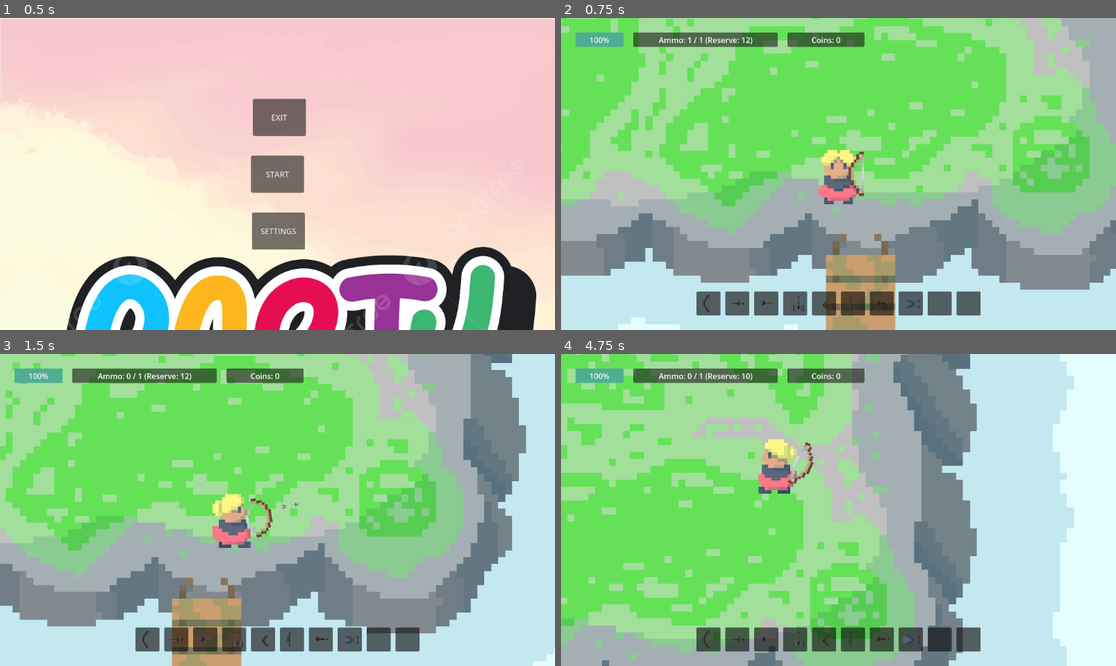
Above: before the commit, frames 1-4 (two rows, left to right).
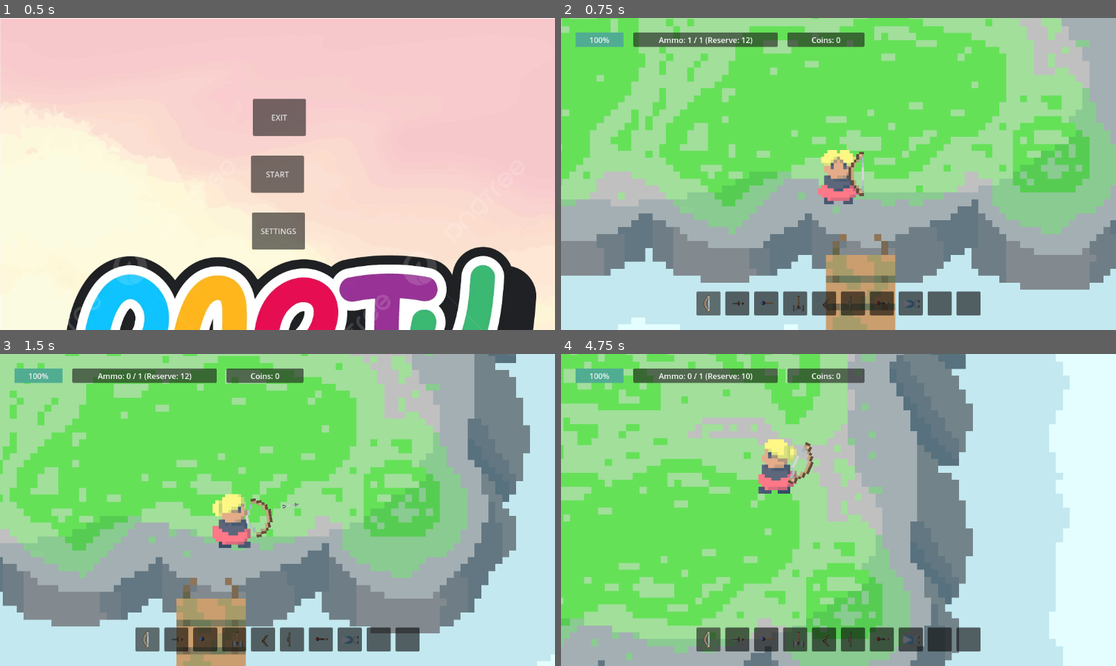
Above: after the commit, the same moments.

Repository: Kryzi/Eksamens-projekt
Game: Godot game, scene res://scenes/main_menu/main_menu.tscn
Same seed, same stepped clock (60 frames per second), same inputs: the game is played once before the commit and once after it.
Inputs (mouse positions are in pixels of both pictures, inside the frame that each line leads up to):
- Up to frame 1 (0.5 s): no input
- Up to frame 2 (0.75 s): click "START" at 0.5 s
- Up to frame 3 (1.5 s): move the mouse to (399, 494) at 1.27 s; press the mouse at (399, 494) at 1.28 s; hold D (Right) from 1.28 s (still down); tap 0 (0) at 1.35 s
- Up to frame 4 (4.75 s): move the mouse to (727, 525) at 2.02 s; release D (Right) at 2.03 s; release the mouse at (727, 525) at 2.03 s; hold S (Down) 2.03-2.78 s; click (727, 525) at 2.1 s; tap 0 (0) at 2.3, 2.85, 3.8, 4.35 s; move the mouse to (894, 441) at 2.77 s; press the mouse at (894, 441) at 2.78 s; hold D (Right) 2.78-3.53 s; move the mouse to (810, 572) at 3.52 s; release the mouse at (810, 572) at 3.53 s; hold W (Up) 3.53-4.28 s; click (810, 572) at 3.6 s; move the mouse to (1005, 556) at 4.27 s; press the mouse at (1005, 556) at 4.28 s; hold A (Left) from 4.28 s (still down)

Frame 1 is identical in both runs. In frame 2, less than 0.1% of the frame differs, in the area x 25-27%, y 88-95%; in frame 3, 8.6%, in the area x 0-100%, y 0-100%; in frame 4, 8.6%.

Commit message:
ice cannon be goated

Diff:
--- a/scenes/weapons/ice_cannon/ice_cannon.tscn
+++ b/scenes/weapons/ice_cannon/ice_cannon.tscn
@@ -1,6 +1,6 @@
 [gd_scene load_steps=10 format=3 uid="uid://c8qnpo7dkw86m"]
 
-[ext_resource type="Script" path="res://scripts/weapons/basic_shooting.gd" id="1_3kubv"]
+[ext_resource type="Script" path="res://scripts/weapons/special_weapons/ice_cannon.gd" id="1_82qe8"]
 [ext_resource type="Texture2D" uid="uid://ddgkpjrm1vhhi" path="res://sprites/vaaben/ranged/is_kannon/is-kannon_angreb-1.png" id="2_0y64m"]
 [ext_resource type="PackedScene" uid="uid://cyouknex6divm" path="res://scenes/weapons/ice_cannon/ice_cannon_bullet.tscn" id="2_jkk2c"]
 [ext_resource type="Texture2D" uid="uid://jdo6ctwiuypf" path="res://sprites/vaaben/ranged/is_kannon/is-kannon_angreb-2.png" id="3_lq7ul"]
@@ -41,12 +41,12 @@
 }]
 
 [node name="IsKanon" type="Node2D"]
-script = ExtResource("1_3kubv")
+script = ExtResource("1_82qe8")
 Bullet = ExtResource("2_jkk2c")
-damage = 15
+damage = 20
 magSize = 1
 maxAmmo = 5
-reloadTime = 3.5
+reloadTime = 2.5
 metadata/IconId = "IsKanon"
 
 [node name="AnimatedSprite2D" type="AnimatedSprite2D" parent="."]
--- a/scripts/main/player.gd
+++ b/scripts/main/player.gd
@@ -1,3 +1,4 @@
+
 extends CharacterBody2D
 
 @export var maxHealth: int = 20
@@ -5,6 +6,7 @@
 var speed: int = 25000 # speed in pixels/sec
 var player_state: String = "Idle"
 var last_direction: Vector2 = Vector2.DOWN  # Standardretning
+var recoil_velocity: Vector2
 
 func _ready():
 	currentHealth = maxHealth
@@ -24,8 +26,14 @@
 		player_state = "Walking"
 		last_direction = direction.normalized()  # Husk sidste retning
 
-	velocity = direction * speed * delta
+	var input_velocity = direction * speed * delta
 	move_and_slide()
+
+	var recoil_decay: float = 0.9
+	velocity = input_velocity + recoil_velocity
+	recoil_velocity *= recoil_decay
+
+	print(velocity)
 
 	play_anim(direction)
 
--- a/scripts/ui/inventory.gd
+++ b/scripts/ui/inventory.gd
@@ -13,6 +13,7 @@
 
 func _ready() -> void:
 	checkForNewWeapons()
+	HighlightWeapon()
 
 func _process(_delta: float) -> void:
 	pass
--- /dev/null
+++ b/scripts/weapons/special_weapons/ice_cannon.gd
@@ -0,0 +1,129 @@
+extends Node2D
+
+## Indsæt skudet dit våben skal skyde med her!
+@export var Bullet: PackedScene
+## Tiden det tager til at man kan skyde igen
+@export var Firerate: float
+var CanShoot: bool = true
+## Dette ændre hvis man kan holdd skydeknappen nede for at blive ved med at skyde
+@export var autofire: bool = false
+## Mængden af damage hvert skud gør
+@export var damage: int = 5
+
+
+var currentAmmo: int # Mængden af skud man har lige nu i våbenet
+## Mængden af skud man kan have per reload
+@export var magSize: int = 12
+var reserveAmmo: int # Den mængde skud man har, i alt
+## Højste mængde af skud man kan have
+@export var maxAmmo: int = 12
+## Tiden det tager at reload
+@export var reloadTime: float
+var reloading = false
+@export var recoil_force = 1200.0  # Højere værdi for en mærkbar effekt
+
+
+var ranged = true
+
+func _ready() -> void:
+	currentAmmo = magSize
+	reserveAmmo = maxAmmo
+
+	# When using global variables, the HUD is automatically signaled and
+	# the text is updated
+	#PlayerInfo.ammo_data = {
+		#"current_ammo": currentAmmo,
+		#"mag_size": magSize,
+		#"reserve_ammo": reserveAmmo
+	#}
+
+	$AnimatedSprite2D.play("Idle")
+
+func _process(_delta: float) -> void:
+	if PlayerInfo.is_interacting_with_UI == true:
+		return
+
+	look_at(get_global_mouse_position())
+
+	if Input.is_action_just_pressed("Shoot") and CanShoot == true and autofire == false and reloading == false:
+		CanShoot = false
+
+		shoot()
+
+
+		await get_tree().create_timer(Firerate).timeout
+		CanShoot = true
+
+	if autofire == true:
+		while Input.is_action_pressed("Shoot") and CanShoot == true and reloading == false:
+			CanShoot = false
+
+			shoot()
+
+			await get_tree().create_timer(Firerate).timeout
+			CanShoot = true
+
+	if currentAmmo <= 0 and Input.is_action_pressed("Shoot") or Input.is_action_just_pressed("Reload") and reserveAmmo > 0 and reloading == false:
+		reload()
+
+
+func reload():
+	reloading = true
+
+	if reserveAmmo <= 0:
+		print("no bullets left")
+
+	else:
+		var tempAmmo = currentAmmo
+
+		if tempAmmo == 0:
+			currentAmmo = magSize
+			reserveAmmo -= magSize
+
+		else:
+			currentAmmo = magSize
+			reserveAmmo -= (magSize - tempAmmo)
+
+
+		if reserveAmmo < 0:
+			currentAmmo += reserveAmmo
+			reserveAmmo = 0
+
+		await get_tree().create_timer(reloadTime).timeout
+
+		# Brug variabler fra PlayerInfo, så sender den automatisk et signal til HUD
+		PlayerInfo.ammo_data = {
+		"current_ammo": currentAmmo,
+		"mag_size": magSize,
+		"reserve_ammo": reserveAmmo
+	}
+
+		reloading = false
+
+func shoot():
+	currentAmmo -= 1
+
+	$AnimatedSprite2D.play("Attack")
+	PlayerInfo.ammo_data = {
+		"current_ammo": currentAmmo,
+		"mag_size": magSize,
+		"reserve_ammo": reserveAmmo
+	}
+
+	get_node("/root/Main/HUD").NOISE_SHAKE_STRENGTH = 50.0
+	get_node("/root/Main/HUD").apply_noise_shake()
+	get_node("/root/Main/HUD").NOISE_SHAKE_STRENGTH = 15.0
+
+
+	var bullet = Bullet.instantiate()
+	bullet.global_position = $ShootingPoint.global_position
+	bullet.rotation = rotation
+	bullet.targetPos = get_global_mouse_position()
+	bullet.Damage = damage
+	get_tree().get_root().call_deferred("add_child", bullet)
+
+	var player = get_node("/root/Main/Player")
+
+
+	var recoil_direction = (player.global_position - get_global_mouse_position()).normalized()
+	player.recoil_velocity += recoil_direction * recoil_force
